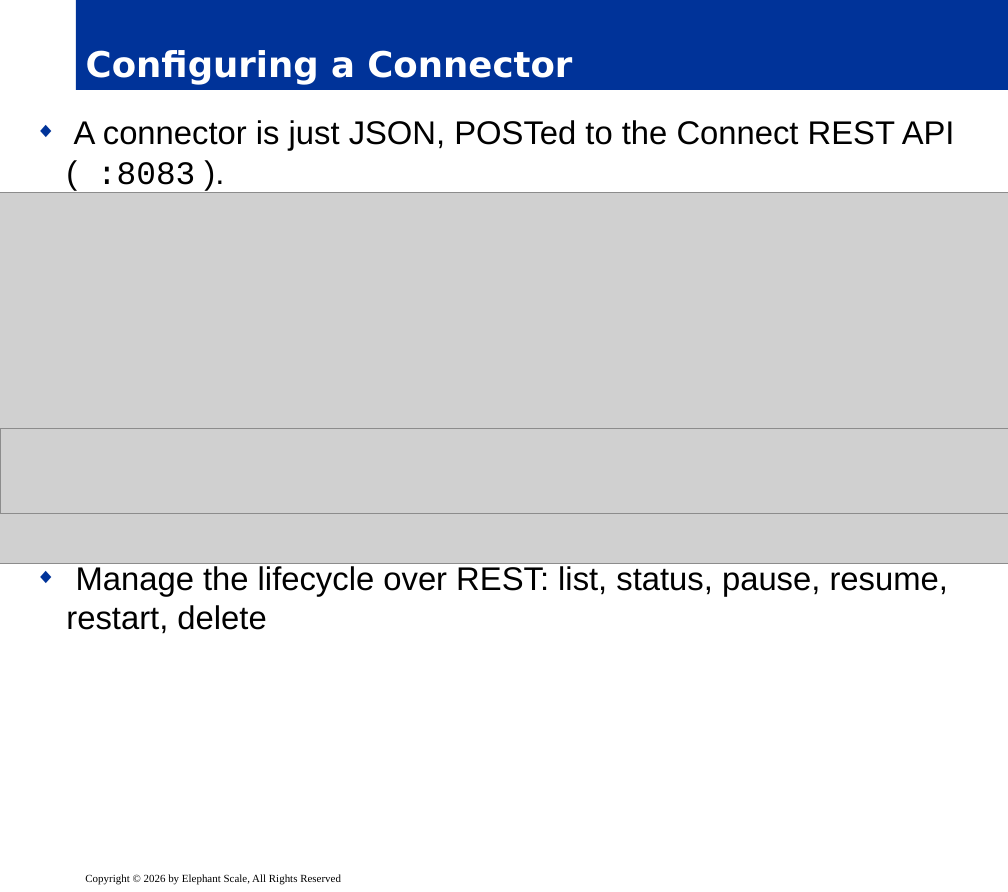
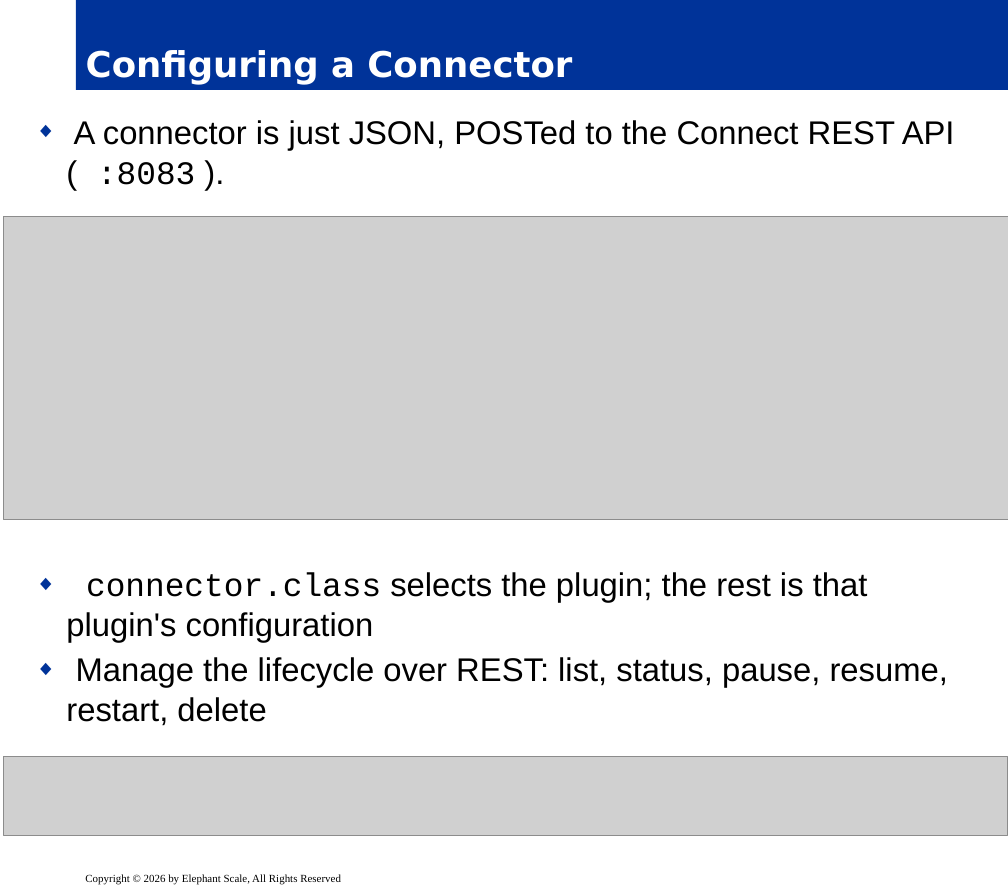
Before and after one commit to elephantscale/Apache-Kafka-for-Developers, a slide deck: slide 7 of slides/release/09__inter-5-kafka-connect.pptx. Drawn at 1008x892 pixels with LibreOffice and Linux fonts; fonts in the diff are those of the drawing; grey boxes stand for pictures; background and template pictures are left out. Boxes give left, top, right and bottom in pixels: in the first picture for what was removed or moved away, otherwise in the second. Text is boxed around its words. In the diff, an @@ line names an element or a change of style, - is before the commit and + after.

```diff
--- a/slides/release/09__inter-5-kafka-connect.pptx
+++ b/slides/release/09__inter-5-kafka-connect.pptx
@@ text "A connector is just JSON, ..." rewrapped from <box>66,120,955,634</box> to <box>66,120,955,726</box> @@
@@ picture: place and size @@
-picture at <box>0,193,1008,564</box>
+picture at <box>3,216,1008,519</box>
@@ picture: place and size @@
-picture at <box>0,429,1008,513</box>
+picture at <box>4,756,1008,835</box>
```
Also in this commit, not shown: 7 other slides changed, 1 other file.
